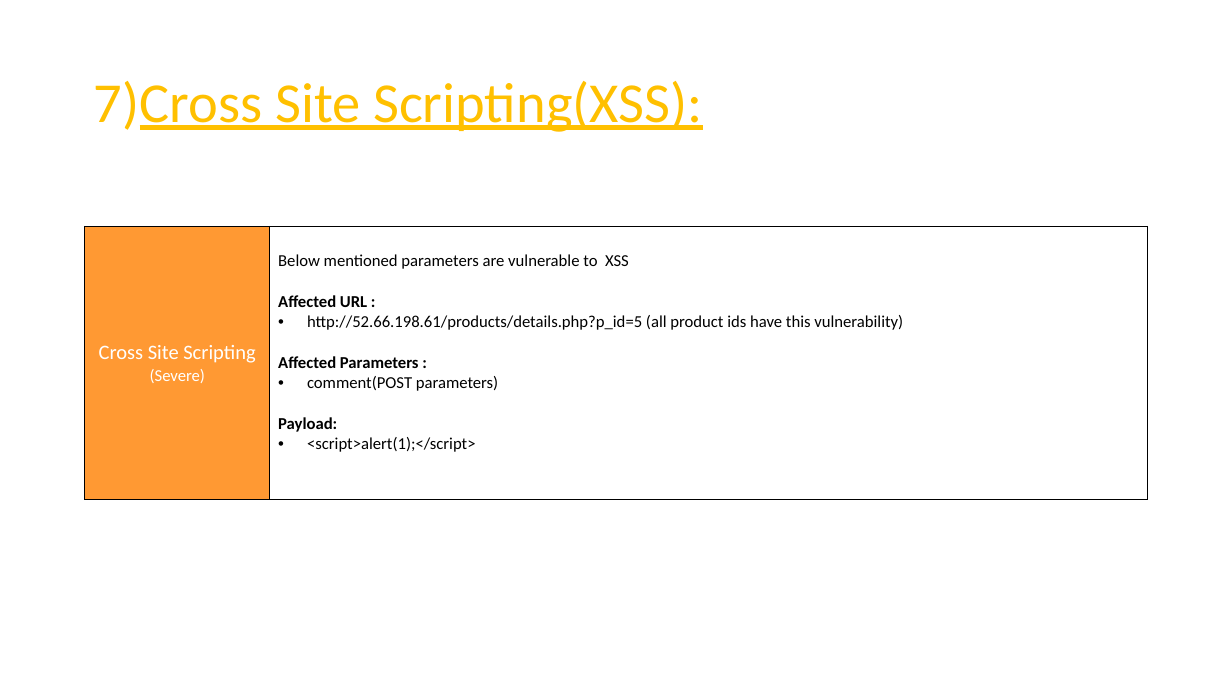
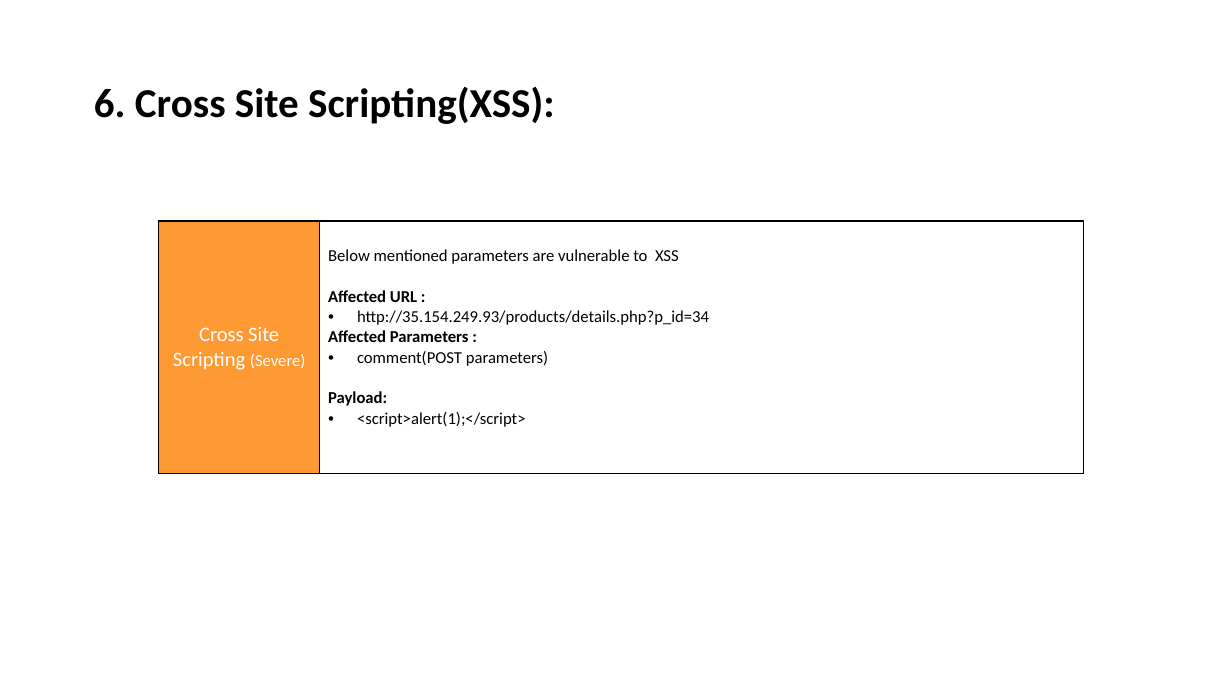
Before and after one commit to RocktimRajkumar/CEH-hack-a-thon, a slide deck: slide 37 of reports/Lifestyle Store/LifeStyle Store Application Reports.pptx (slide 43 before the commit). Drawn at 1232x693 pixels with LibreOffice and Linux fonts; fonts in the diff are those of the drawing. Boxes give left, top, right and bottom in pixels: in the first picture for what was removed or moved away, otherwise in the second. Text is boxed around its words. In the diff, an @@ line names an element or a change of style, - is before the commit and + after.

Commit message:
reports: Cross Site Scripting ppt done

```diff
--- a/reports/Lifestyle Store/LifeStyle Store Application Reports.pptx
+++ b/reports/Lifestyle Store/LifeStyle Store Application Reports.pptx
@@ title at box(94, 86, 555, 124): text changed; size 44 to 32 pt; text colour #FFC000 to #000000; bold on @@
-7)Cross Site Scripting(XSS):
+6. Cross Site Scripting(XSS):
@@ table at box(159, 185, 1085, 470) @@
-row 2, column 2: Below mentioned parameters are vulnerable to XSS / Affected URL : / http://52.66.198.61/products/details.php?p_id=5 (all product ids have this vulnerability) / Affected Parameters : / comment(POST parameters) / Payload: / <script>alert(1);</script>
+row 2, column 2: Below mentioned parameters are vulnerable to XSS / Affected URL : / http://35.154.249.93/products/details.php?p_id=34 / Affected Parameters : / comment(POST parameters) / Payload: / <script>alert(1);</script>
@@ table: place and size @@
-table at box(85, 185, 1148, 495)
+table at box(159, 185, 1085, 470)
```
Also in this commit, not shown: 8 other slides changed.
